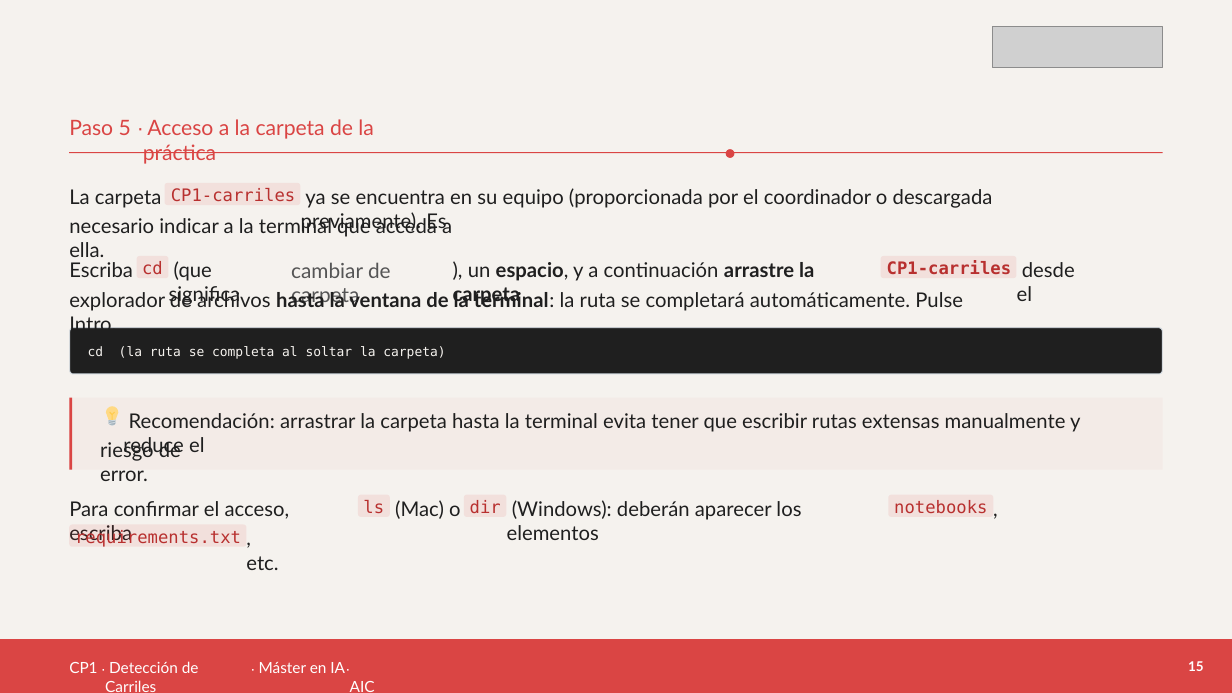
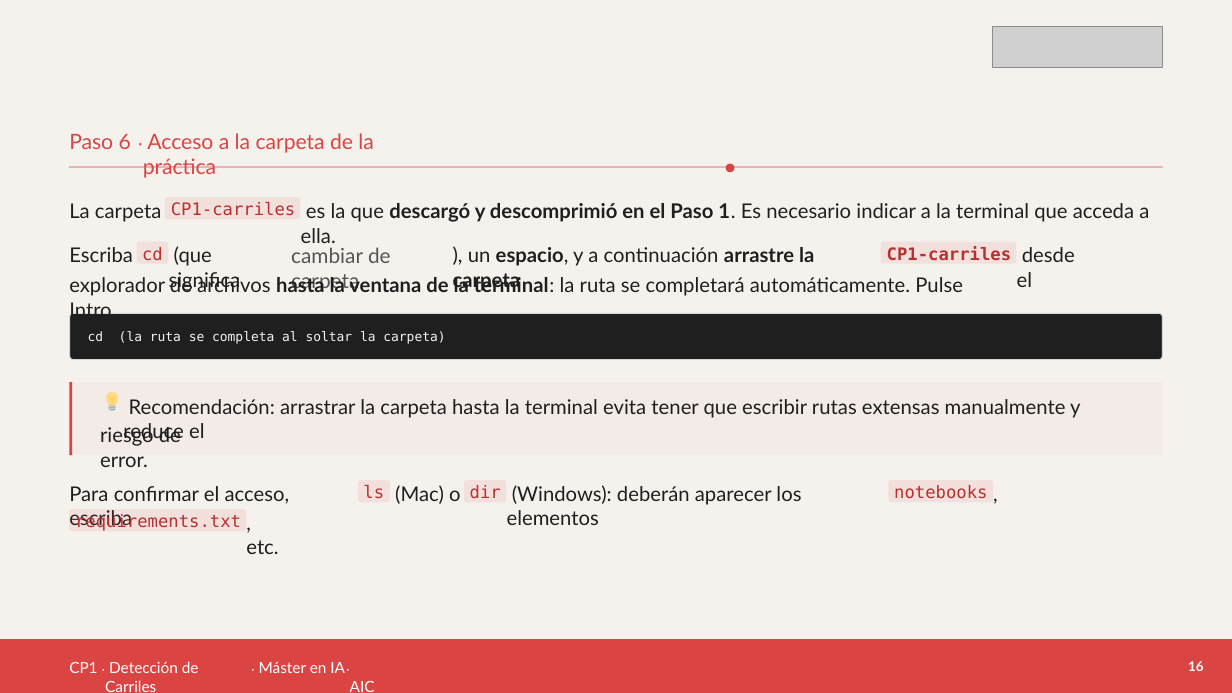
Before and after one commit to codx-digital/master-ia-practicas, a slide deck: slide 16 of CP1-carriles/rendered/CP1-dosier-alumno.pptx (slide 15 before the commit). Drawn at 1232x693 pixels with LibreOffice and Linux fonts; fonts in the diff are those of the drawing; grey boxes stand for pictures. Boxes give left, top, right and bottom in pixels: in the first picture for what was removed or moved away, otherwise in the second. Text is boxed around its words. In the diff, an @@ line names an element or a change of style, - is before the commit and + after.

```diff
--- a/CP1-carriles/rendered/CP1-dosier-alumno.pptx
+++ b/CP1-carriles/rendered/CP1-dosier-alumno.pptx
@@ text at [69, 134, 131, 149]: text changed @@
-Paso 5
+Paso 6
@@ 4 texts, 3 freeform shapes: place and size @@
-4 texts, 3 freeform shapes at [69, 115, 1163, 208]
+4 texts, 3 freeform shapes at [69, 129, 1163, 222]
@@ text removed at [301, 188, 993, 233] @@
-ya se encuentra en su equipo (proporcionada por el coordinador o descargada previamente). Es
@@ text at [306, 203, 1149, 222]: text changed @@
-necesario indicar a la terminal que acceda a ella.
+es la que descargó y descomprimió en el Paso 1. Es necesario indicar a la terminal que acceda a ella.
@@ 20 texts, 15 freeform shapes: place and size @@
-20 texts, 15 freeform shapes at [69, 256, 1163, 570]
+20 texts, 15 freeform shapes at [69, 241, 1163, 554]
@@ text at [1188, 661, 1204, 671]: text changed @@
-15
+16
```
Also in this commit, not shown: 28 other slides changed, 1 slide added, 3 other files.
